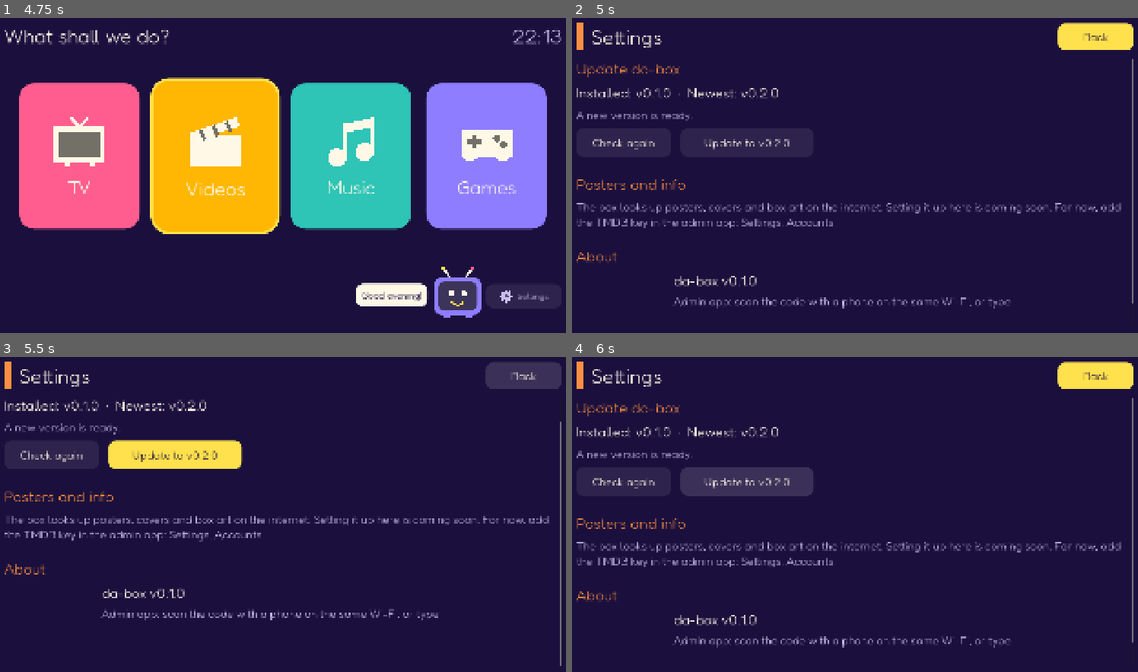
Above: before the commit, frames 1-4 (two rows, left to right).
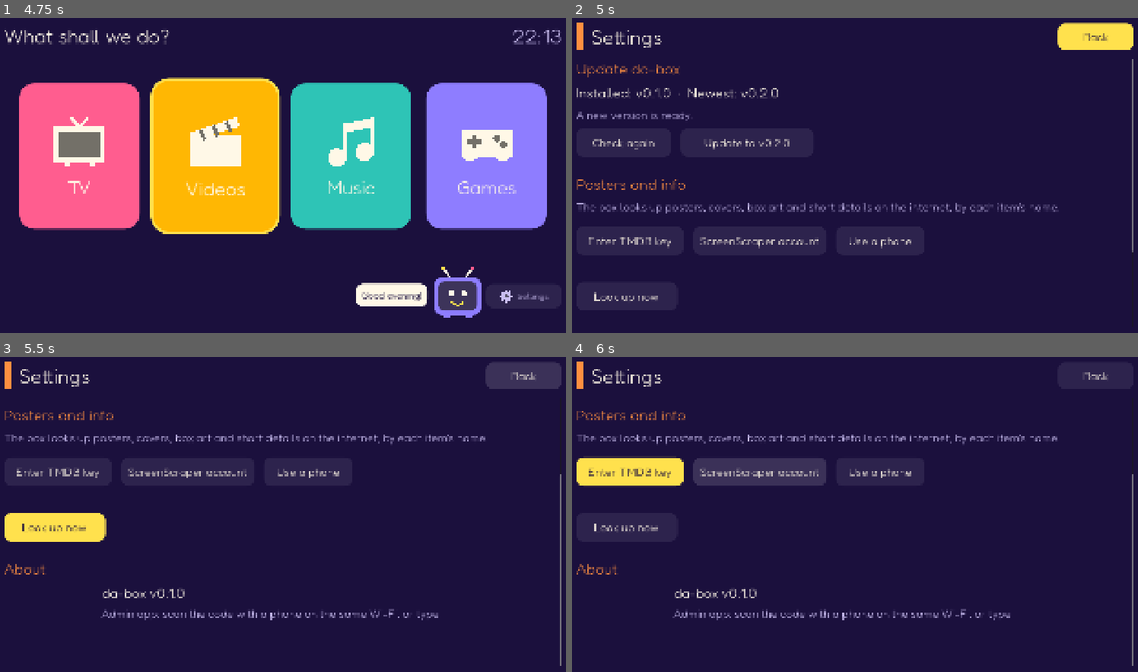
Above: after the commit, the same moments.

Repository: PatrickReynoldsCoding/da-box
Game: Godot game, scene res://tests/key_tests.tscn
Two runs of this game, one before a commit and one after it. Both use one fixed random seed, a clock stepped at 60 frames per second and the inputs below. This scene is started directly instead of the project's main scene.
Inputs (mouse positions are in pixels of both pictures, inside the frame that each line leads up to):
- Up to frame 1 (4.75 s): click "Back" at 0.5 s; tap Enter (ui_accept) at 1.25, 2.27, 2.3, 2.57, 4.35, 4.52 s; move the mouse to (418, 159) at 1.27 s; hold Right (ui_right) 1.28-2.03 s; hold Enter (ui_accept) 1.28-2.03 s; click (418, 159) at 1.42 s; move the mouse to (158, 191) at 2.02 s; hold Down (ui_down) 2.03-2.78 s; tap Backspace at 2.1 s; move the mouse to (345, 99) at 2.77 s; hold Right (ui_right) 2.78-3.5 s; hold Enter (ui_accept) 2.78-3.5 s; tap 0 at 2.85 s; click "1" at 3.5 s; move the mouse to (254, 244) at 4.27 s; hold Up (ui_up) from 4.28 s (still down); click (254, 244) at 4.42 s
- Up to frame 2 (5 s): keep holding Up (ui_up); tap Enter (ui_accept) at 4.82 s
- Up to frame 3 (5.5 s): release Up (ui_up) at 5 s; click "Back" at 5 s
- Up to frame 4 (6 s): click (758, 470) at 5.75 s, where only the run after the commit has a clickable "ScreenScraper account"

Frame 1 is identical in both runs. In frame 2, 2.8% of the frame differs, in the area x 0-100%, y 58-93%; in frame 3, 7.4%; in frame 4, 10%, in the area x 0-100%, y 1-99%.

Commit message:
Posters and info in Settings on the TV
DESIGN_CORRECTIONS_2.md part 4. Settings on the TV lists each source
(TMDB, MusicBrainz, libretro-thumbnails, ScreenScraper) and whether it
works, takes the TMDB key and the optional ScreenScraper account on the
on-screen keyboard or from a phone through a QR code, shows how many
items have posters and info and the last problem, and has Look up now.
In parent mode, "Posters and info" on a video, group or album fixes a
wrong match on the TV.

Service: TMDB searches films and TV series together (groups prefer TV),
groups get posters and info, keys are tried when saved, failures keep
their reason, and ScreenScraper adds game names, years and descriptions.
Saving a TMDB key in the admin app no longer drops other accounts. A
test checks the proxy allow-list against every source.

Co-Authored-By: Claude Opus 5.5 <noreply@anthropic.com>

Diff:
--- a/ui/scripts/screens/album_screen.gd
+++ b/ui/scripts/screens/album_screen.gd
@@ -40,6 +40,12 @@
 	_copy_button.visible = false
 	_copy_button.pressed.connect(_copy_to_box)
 	left.add_child(_copy_button)
+	var posters := Button.new()
+	posters.text = "Posters and info"
+	posters.name = "PostersButton"
+	posters.visible = false
+	posters.pressed.connect(func() -> void: open_screen.emit(MatchScreen.new(_album_id, _album.get("title", ""))))
+	left.add_child(posters)
 	row.add_child(left)
 
 	var scroll := ScrollContainer.new()
@@ -77,6 +83,7 @@
 		_cover.texture = await Api.texture(_album["art_url"])
 
 	_copy_button.visible = _album["source"] == "usb" and Api.parent_mode()
+	(_copy_button.get_parent().get_node("PostersButton") as Button).visible = Api.parent_mode()
 	_tracks.add_child(_track_button("Play all", _play.bind(0), UiTheme.MUSIC))
 	_tracks.add_child(_track_button("Shuffle", _shuffle, UiTheme.MUSIC.darkened(0.25)))
 	var number := 1
--- a/ui/scripts/screens/games_screen.gd
+++ b/ui/scripts/screens/games_screen.gd
@@ -53,7 +53,7 @@
 ## In parent mode a USB game can also be copied to the box. Its saves stay (they follow the file's content).
 func _pick(game: Dictionary) -> void:
 	if Api.parent_mode() and game.get("source") == "usb":
-		open_screen.emit(UsbItemScreen.new(game["title"], game["id"], _play.bind(game)))
+		open_screen.emit(ItemActionsScreen.new(game["title"], game["id"], _play.bind(game)))
 	else:
 		_play(game)
 
--- a/ui/scripts/screens/group_screen.gd
+++ b/ui/scripts/screens/group_screen.gd
@@ -12,6 +12,7 @@
 var _count: Label
 var _videos: VBoxContainer
 var _copy_button: Button
+var _posters_button: Button
 var _message: Label
 ## The first focusable row: Play.
 var _play_button: Button
@@ -44,6 +45,11 @@
 	_copy_button.visible = false
 	_copy_button.pressed.connect(_copy_to_box)
 	left.add_child(_copy_button)
+	_posters_button = Button.new()
+	_posters_button.text = "Posters and info"
+	_posters_button.visible = false
+	_posters_button.pressed.connect(func() -> void: open_screen.emit(MatchScreen.new(_group_id, _group.get("title", ""))))
+	left.add_child(_posters_button)
 	row.add_child(left)
 
 	var scroll := ScrollContainer.new()
@@ -91,6 +97,7 @@
 	var videos: Array = group["videos"]
 	_count.text = "%d videos" % videos.size()
 	_copy_button.visible = group["source"] == "usb" and Api.parent_mode()
+	_posters_button.visible = Api.parent_mode()
 	var resume: int = group["resume_index"]
 	var play_text := "Play" if resume == 0 else "Play: %s" % _video_label(videos[resume])
 	_play_button = _row_button(play_text, play_from.bind(resume), UiTheme.FILMS)
--- a/ui/scripts/screens/usb_item_screen.gd
+++ b/ui/scripts/screens/item_actions_screen.gd
@@ -1,19 +1,25 @@
-class_name UsbItemScreen
+class_name ItemActionsScreen
 extends Screen
-## Parent mode, a film or game on a USB stick: play it, or copy it to the box.
+## Parent mode, one video or game: play it; copy it to the box if it is on a USB stick; and
+## for a video, fix its posters and info (DESIGN_CORRECTIONS_2.md, 4.1).
 
 var play_button: Button
 var copy_button: Button
+var posters_button: Button
 var _title: String
 var _item_id: String
 var _play: Callable
+var _on_usb: bool
+var _can_match: bool
 var _message: Label
 
 
-func _init(title: String, item_id: String, play: Callable) -> void:
+func _init(title: String, item_id: String, play: Callable, on_usb: bool = true, can_match: bool = false) -> void:
 	_title = title
 	_item_id = item_id
 	_play = play
+	_on_usb = on_usb
+	_can_match = can_match
 
 
 func _ready() -> void:
@@ -24,7 +30,9 @@
 	var title := UiTheme.title_label(_title)
 	title.horizontal_alignment = HORIZONTAL_ALIGNMENT_CENTER
 	column.add_child(title)
-	var hint := UiTheme.muted_label("This is on a USB stick. Copy it to keep it on the box after the stick comes out.", UiTheme.FONT_SIZE)
+	var hint := UiTheme.muted_label(
+		"This is on a USB stick. Copy it to keep it on the box after the stick comes out." if _on_usb else "Parent mode.",
+		UiTheme.FONT_SIZE)
 	hint.horizontal_alignment = HORIZONTAL_ALIGNMENT_CENTER
 	column.add_child(hint)
 	var buttons := HBoxContainer.new()
@@ -33,7 +41,11 @@
 	play_button = _big_button("Play", _on_play)
 	buttons.add_child(play_button)
 	copy_button = _big_button("Copy to the box", _on_copy)
+	copy_button.visible = _on_usb
 	buttons.add_child(copy_button)
+	posters_button = _big_button("Posters and info", func() -> void: open_screen.emit(MatchScreen.new(_item_id, _title)))
+	posters_button.visible = _can_match
+	buttons.add_child(posters_button)
 	column.add_child(buttons)
 	_message = UiTheme.muted_label("", UiTheme.FONT_SIZE)
 	_message.horizontal_alignment = HORIZONTAL_ALIGNMENT_CENTER
--- /dev/null
+++ b/ui/scripts/screens/match_screen.gd
@@ -0,0 +1,102 @@
+class_name MatchScreen
+extends Screen
+## Parent mode: fix a video's, group's or album's posters and info (DESIGN_CORRECTIONS_2.md,
+## 4.1 item 6). The box searches by the name; pick the right result, or change the search.
+
+var _item_id: String
+var _search_text: String
+var _search_button: Button
+var _results: VBoxContainer
+var _message: Label
+
+
+func _init(item_id: String, title: String) -> void:
+	_item_id = item_id
+	_search_text = title
+
+
+func _ready() -> void:
+	super()
+	var column := VBoxContainer.new()
+	column.add_theme_constant_override("separation", 24)
+	column.add_child(header("Posters and info", UiTheme.WARNING))
+	_search_button = Button.new()
+	_search_button.alignment = HORIZONTAL_ALIGNMENT_LEFT
+	_search_button.custom_minimum_size.y = 90
+	_search_button.pressed.connect(_change_search)
+	column.add_child(_search_button)
+	_message = UiTheme.muted_label("", UiTheme.FONT_SIZE)
+	_message.autowrap_mode = TextServer.AUTOWRAP_WORD_SMART
+	column.add_child(_message)
+	var scroll := ScrollContainer.new()
+	scroll.size_flags_vertical = Control.SIZE_EXPAND_FILL
+	scroll.follow_focus = true
+	scroll.horizontal_scroll_mode = ScrollContainer.SCROLL_MODE_DISABLED
+	_results = VBoxContainer.new()
+	_results.size_flags_horizontal = Control.SIZE_EXPAND_FILL
+	_results.add_theme_constant_override("separation", 14)
+	scroll.add_child(_results)
+	column.add_child(scroll)
+	page_margin(column)
+	search()
+
+
+func default_focus() -> Control:
+	return _results.get_child(0) as Control if _results.get_child_count() > 0 else _search_button
+
+
+func search() -> void:
+	_search_button.text = "Search: %s   (change)" % _search_text
+	_message.text = "Searching…"
+	var reply := await Api.service_post("/box/content/%s/metadata/search" % _item_id, {"title": _search_text})
+	if not is_inside_tree():
+		return
+	if not reply.ok:
+		show_results([])
+		_message.text = Api.error_text(reply, "The search did not work. Check Settings, Posters and info.")
+		return
+	show_results(reply.data)
+
+
+## The search results as buttons (also used by the key tests).
+func show_results(candidates: Array) -> void:
+	for child in _results.get_children():
+		# Out of the list now, so the focus does not stay on a button that is going away.
+		_results.remove_child(child)
+		child.queue_free()
+	_message.text = "Pick the right one." if not candidates.is_empty() else "Nothing found. Change the search."
+	for candidate in candidates:
+		var button := Button.new()
+		var year := " (%d)" % int(candidate["year"]) if candidate.get("year") != null else ""
+		var detail: Variant = candidate.get("description") if candidate.get("description") != null else candidate.get("artist")
+		button.text = "%s%s%s" % [candidate["title"], year, ("   —   %s" % detail) if detail is String else ""]
+		button.alignment = HORIZONTAL_ALIGNMENT_LEFT
+		button.text_overrun_behavior = TextServer.OVERRUN_TRIM_ELLIPSIS
+		button.clip_text = true
+		button.custom_minimum_size.y = 90
+		button.pressed.connect(_apply.bind(candidate))
+		_results.add_child(button)
+	var target := default_focus()
+	if is_inside_tree() and target != null:
+		target.grab_focus.call_deferred()
+
+
+func _change_search() -> void:
+	var entry := TextEntryScreen.new("Search for", "", _search_text, false, 60)
+	entry.entered.connect(func(text: String) -> void:
+		if not text.is_empty():
+			_search_text = text
+			search())
+	open_screen.emit(entry)
+
+
+func _apply(candidate: Dictionary) -> void:
+	_message.text = "Saving…"
+	var reply := await Api.service_post("/box/content/%s/metadata/apply" % _item_id, candidate)
+	if not is_inside_tree():
+		return
+	if reply.ok:
+		Api.clear_texture_cache()
+		close_screen.emit()
+	else:
+		_message.text = Api.error_text(reply, "That could not be saved.")
--- a/ui/scripts/screens/settings_screen.gd
+++ b/ui/scripts/screens/settings_screen.gd
@@ -22,6 +22,14 @@
 var _about_version: Label
 var _timer: Timer
 var _latest := ""
+var _accounts: VBoxContainer
+var _posters_status: Label
+var _phone_panel: HBoxContainer
+var _phone_qr: TextureRect
+var _lookup_button: Button
+var _lookup_confirm: HBoxContainer
+var _lookup_no: Button
+var _posters_timer: Timer
 
 
 func _ready() -> void:
@@ -57,7 +65,12 @@
 	_timer.wait_time = POLL_SECONDS
 	_timer.timeout.connect(_refresh)
 	add_child(_timer)
+	_posters_timer = Timer.new()
+	_posters_timer.wait_time = 5.0
+	_posters_timer.timeout.connect(refresh_posters)
+	add_child(_posters_timer)
 	_check()
+	refresh_posters()
 	_show_about()
 
 
@@ -70,7 +83,15 @@
 	if _confirm_row.visible:
 		_cancel_update()
 		return
+	if _lookup_confirm.visible:
+		_cancel_lookup()
+		return
 	super()
+
+
+func on_shown() -> void:
+	# Back from typing a key: show whether it works.
+	refresh_posters()
 
 
 # ---- Update da-box ----
@@ -200,16 +221,188 @@
 		_timer.stop()
 
 
-# ---- Posters and info (DESIGN_CORRECTIONS_2.md, part 4: not built yet) ----
+# ---- Posters and info (DESIGN_CORRECTIONS_2.md, part 4) ----
+
+const ACCOUNT_STATES := {
+	"not_needed": "No key needed", "not_set": "Not set", "working": "Working", "not_working": "Not working",
+}
+
 
 func _make_posters_section() -> VBoxContainer:
 	var section := _section("Posters and info")
-	var text := UiTheme.muted_label(
-		"The box looks up posters, covers and box art on the internet. Setting it up here is coming soon. For now, add the TMDB key in the admin app: Settings, Accounts.",
+	var intro := UiTheme.muted_label(
+		"The box looks up posters, covers, box art and short details on the internet, by each item's name.", UiTheme.FONT_SIZE)
+	intro.autowrap_mode = TextServer.AUTOWRAP_WORD_SMART
+	section.add_child(intro)
+	_accounts = VBoxContainer.new()
+	_accounts.add_theme_constant_override("separation", 8)
+	section.add_child(_accounts)
+
+	var buttons := HBoxContainer.new()
+	buttons.add_theme_constant_override("separation", 30)
+	buttons.add_child(_settings_button("Enter TMDB key", _enter_tmdb_key, 340))
+	buttons.add_child(_settings_button("ScreenScraper account", _enter_screenscraper, 420))
+	buttons.add_child(_settings_button("Use a phone", _toggle_phone, 280))
+	section.add_child(buttons)
+
+	_phone_panel = HBoxContainer.new()
+	_phone_panel.add_theme_constant_override("separation", 40)
+	_phone_panel.visible = false
+	_phone_qr = TextureRect.new()
+	_phone_qr.custom_minimum_size = Vector2(240, 240)
+	_phone_qr.expand_mode = TextureRect.EXPAND_IGNORE_SIZE
+	_phone_qr.stretch_mode = TextureRect.STRETCH_KEEP_ASPECT
+	_phone_qr.texture_filter = CanvasItem.TEXTURE_FILTER_NEAREST
+	_phone_panel.add_child(_phone_qr)
+	var phone_hint := UiTheme.muted_label(
+		"Scan this with a phone on the same Wi-Fi. It opens the admin app's key form, where you can paste the keys. This screen updates when they are saved.",
 		UiTheme.FONT_SIZE)
-	text.autowrap_mode = TextServer.AUTOWRAP_WORD_SMART
-	section.add_child(text)
+	phone_hint.autowrap_mode = TextServer.AUTOWRAP_WORD_SMART
+	phone_hint.size_flags_horizontal = Control.SIZE_EXPAND_FILL
+	_phone_panel.add_child(phone_hint)
+	section.add_child(_phone_panel)
+
+	_posters_status = UiTheme.muted_label("", UiTheme.FONT_SIZE)
+	_posters_status.autowrap_mode = TextServer.AUTOWRAP_WORD_SMART
+	section.add_child(_posters_status)
+	_lookup_button = _settings_button("Look up now", _ask_to_look_up, 320)
+	_lookup_button.size_flags_horizontal = Control.SIZE_SHRINK_BEGIN
+	section.add_child(_lookup_button)
+	_lookup_confirm = HBoxContainer.new()
+	_lookup_confirm.add_theme_constant_override("separation", 30)
+	_lookup_confirm.visible = false
+	var question := UiTheme.muted_label("Look up everything that has no posters and info yet?", UiTheme.FONT_SIZE)
+	question.size_flags_horizontal = Control.SIZE_EXPAND_FILL
+	question.autowrap_mode = TextServer.AUTOWRAP_WORD_SMART
+	_lookup_confirm.add_child(question)
+	_lookup_no = _settings_button("No", _cancel_lookup, 200)
+	_lookup_confirm.add_child(_lookup_no)
+	_lookup_confirm.add_child(_settings_button("Yes, look up", _look_up, 300))
+	section.add_child(_lookup_confirm)
 	return section
+
+
+func _settings_button(text: String, action: Callable, width: float) -> Button:
+	var button := Button.new()
+	button.text = text
+	button.custom_minimum_size = Vector2(width, 90)
+	button.pressed.connect(action)
+	return button
+
+
+func refresh_posters() -> void:
+	var reply := await Api.service_get("/box/posters")
+	if reply.ok and is_inside_tree():
+		show_posters(reply.data)
+
+
+## Fills the section from the service's status (also used by the key tests).
+func show_posters(status: Dictionary) -> void:
+	for child in _accounts.get_children():
+		child.queue_free()
+	for account in status["accounts"]:
+		var state: String = ACCOUNT_STATES.get(account["state"], account["state"])
+		if account.get("reason") is String:
+			state += ": " + String(account["reason"])
+		var row := UiTheme.muted_label("%s  ·  %s  ·  %s" % [account["name"], account["used_for"], state], UiTheme.FONT_SIZE)
+		row.autowrap_mode = TextServer.AUTOWRAP_WORD_SMART
+		if account["state"] == "working":
+			row.add_theme_color_override("font_color", UiTheme.GOOD)
+		elif account["state"] == "not_working":
+			row.add_theme_color_override("font_color", UiTheme.WARNING)
+		_accounts.add_child(row)
+	var parts: Array[String] = ["%d have posters and info" % status["done"]]
+	if status["waiting"] > 0:
+		parts.append("%d to look up" % status["waiting"])
+	if status["no_account"] > 0:
+		parts.append("%d wait for a TMDB key" % status["no_account"])
+	if status["not_found"] > 0:
+		parts.append("%d not found" % status["not_found"])
+	if status["failed"] > 0:
+		parts.append("%d failed" % status["failed"])
+	var text := ", ".join(parts) + "."
+	if status.get("last_error") is String:
+		text += "\nLast problem: " + String(status["last_error"])
+	_posters_status.text = text
+	# Keep the numbers moving while the box looks things up.
+	if status["waiting"] > 0:
+		_posters_timer.start()
+	else:
+		_posters_timer.stop()
+
+
+func _save_accounts(fields: Dictionary) -> void:
+	_posters_status.text = "Checking the key…"
+	var reply := await Api.service_put("/box/posters/accounts", fields)
+	if is_inside_tree():
+		if reply.ok:
+			show_posters(reply.data)
+		else:
+			_posters_status.text = Api.error_text(reply, "The key could not be saved.")
+
+
+func _enter_tmdb_key() -> void:
+	var entry := TextEntryScreen.new("TMDB key",
+		"Get a free API key at themoviedb.org (Settings, API). Typing it is slow: \"Use a phone\" lets you paste it instead.")
+	entry.entered.connect(func(text: String) -> void:
+		if not text.is_empty():
+			_save_accounts({"tmdb_api_key": text}))
+	open_screen.emit(entry)
+
+
+## Four fields, one after the other: user name, password, developer id, developer password.
+func _enter_screenscraper() -> void:
+	var steps := [
+		["screenscraper_user", "ScreenScraper user name", "Your account on screenscraper.fr. Optional: without it, games get box art only.", false],
+		["screenscraper_password", "ScreenScraper password", "", true],
+		["screenscraper_dev_id", "ScreenScraper developer id", "ScreenScraper's API also needs a developer id and password. Ask for them (free) on the ScreenScraper forum.", false],
+		["screenscraper_dev_password", "ScreenScraper developer password", "", true],
+	]
+	_next_screenscraper_step(steps, 0, {})
+
+
+func _next_screenscraper_step(steps: Array, index: int, fields: Dictionary) -> void:
+	if index >= steps.size():
+		_save_accounts(fields)
+		return
+	var step: Array = steps[index]
+	var entry := TextEntryScreen.new(step[1], step[2], "", step[3])
+	entry.entered.connect(func(text: String) -> void:
+		if text.is_empty():
+			return
+		fields[step[0]] = text
+		# The next field opens once this one has closed.
+		_next_screenscraper_step.call_deferred(steps, index + 1, fields))
+	open_screen.emit(entry)
+
+
+func _toggle_phone() -> void:
+	_phone_panel.visible = not _phone_panel.visible
+	if _phone_panel.visible and _phone_qr.texture == null:
+		var qr := await Api.texture("/box/admin-qr.png?target=accounts")
+		if is_instance_valid(_phone_qr):
+			_phone_qr.texture = qr
+	if _phone_panel.visible:
+		_posters_timer.start()
+
+
+func _ask_to_look_up() -> void:
+	_lookup_button.visible = false
+	_lookup_confirm.visible = true
+	_lookup_no.grab_focus()
+
+
+func _cancel_lookup() -> void:
+	_lookup_confirm.visible = false
+	_lookup_button.visible = true
+	_lookup_button.grab_focus()
+
+
+func _look_up() -> void:
+	_cancel_lookup()
+	var reply := await Api.service_post("/box/posters/lookup")
+	if reply.ok and is_inside_tree():
+		show_posters(reply.data)
 
 
 # ---- About ----
--- /dev/null
+++ b/ui/scripts/screens/text_entry_screen.gd
@@ -0,0 +1,46 @@
+class_name TextEntryScreen
+extends Screen
+## Type a line with the on-screen keyboard: an API key, a user name, a search. Done gives the
+## text and closes; Back closes without it.
+
+signal entered(text: String)
+
+var keyboard: OnScreenKeyboard
+var _title: String
+var _hint: String
+var _initial: String
+var _secret: bool
+var _max_length: int
+
+
+func _init(title: String, hint: String = "", initial: String = "", secret: bool = false, max_length: int = 0) -> void:
+	_title = title
+	_hint = hint
+	_initial = initial
+	_secret = secret
+	_max_length = max_length
+
+
+func _ready() -> void:
+	super()
+	var column := VBoxContainer.new()
+	column.add_theme_constant_override("separation", 30)
+	column.add_child(header(_title, UiTheme.WARNING))
+	if not _hint.is_empty():
+		var hint := UiTheme.muted_label(_hint, UiTheme.FONT_SIZE)
+		hint.autowrap_mode = TextServer.AUTOWRAP_WORD_SMART
+		column.add_child(hint)
+	keyboard = OnScreenKeyboard.new(_secret, _max_length, _initial)
+	keyboard.size_flags_horizontal = Control.SIZE_SHRINK_CENTER
+	keyboard.submitted.connect(_on_submitted)
+	column.add_child(keyboard)
+	page_margin(column)
+
+
+func default_focus() -> Control:
+	return keyboard.first_button()
+
+
+func _on_submitted(text: String) -> void:
+	entered.emit(text.strip_edges())
+	close_screen.emit()
--- a/ui/scripts/screens/videos_screen.gd
+++ b/ui/scripts/screens/videos_screen.gd
@@ -62,10 +62,10 @@
 	return video["seconds"] if video.get("seconds") != null else UNKNOWN_SECONDS
 
 
-## In parent mode a USB video can also be copied to the box.
+## In parent mode a video also has "Posters and info", and a USB video "Copy to the box".
 func _pick(video: Dictionary) -> void:
-	if Api.parent_mode() and video.get("source") == "usb":
-		open_screen.emit(UsbItemScreen.new(video["title"], video["id"], _play.bind(video)))
+	if Api.parent_mode():
+		open_screen.emit(ItemActionsScreen.new(video["title"], video["id"], _play.bind(video), video.get("source") == "usb", true))
 	else:
 		_play(video)
 
--- a/ui/tests/key_tests.gd
+++ b/ui/tests/key_tests.gd
@@ -31,6 +31,8 @@
 	await _test_settings_update_asks_first()
 	await _test_videos_tiles()
 	await _test_group_screen()
+	await _test_posters_settings()
+	await _test_match_screen()
 	print("Key tests: %d checks, %d failed" % [_checks, _failures])
 	get_tree().quit(1 if _failures > 0 else 0)
 
@@ -214,7 +216,7 @@
 	_check(progress._back_button.text == "Done" and progress._status.text.begins_with("USB removed"), "progress: the end message")
 	await _close(progress)
 
-	var usb_item := UsbItemScreen.new("Cars", "u1", func() -> void: pass)
+	var usb_item := ItemActionsScreen.new("Cars", "u1", func() -> void: pass)
 	await _show(usb_item)
 	_check(_focus() == usb_item.play_button, "USB item: starts on Play")
 	await _press("ui_right")
@@ -334,17 +336,17 @@
 	await _frames()
 	_check(not settings._confirm_row.visible and _focus() == settings._update_button, "settings: Back on the question means No")
 
-	# Below Update there is only text: Down scrolls to it, Up scrolls back.
+	# Down goes through the buttons, then scrolls the text below the last one (About); Up goes back.
 	var scroll := settings.key_scroll
 	scroll.scroll_vertical = 0
 	await _frames()
 	var bar := scroll.get_v_scroll_bar()
 	_check(bar.max_value > bar.page, "settings: the screen is taller than the TV (the test needs a scroll)")
-	for i in 10:
+	for i in 16:
 		await _press("ui_down")
 	_check(scroll.scroll_vertical >= int(bar.max_value - bar.page), "settings: Down scrolls to the bottom")
-	_check(_focus() == settings._update_button, "settings: scrolling keeps the focus on Update")
-	for i in 10:
+	_check(_focus() == settings._lookup_button, "settings: the last button is Look up now")
+	for i in 16:
 		await _press("ui_up")
 	_check(scroll.scroll_vertical == 0, "settings: Up scrolls back to the top")
 	await _close(settings)
@@ -409,6 +411,63 @@
 	await _close(group)
 
 
+# ---- Posters and info (DESIGN_CORRECTIONS_2.md, part 4) ----
+
+func _test_posters_settings() -> void:
+	var settings := SettingsScreen.new()
+	await _show(settings)
+	settings.show_posters({
+		"accounts": [
+			{"key": "tmdb", "name": "TMDB", "used_for": "Posters and details for videos and groups", "state": "not_working", "reason": "The key or password is wrong."},
+			{"key": "musicbrainz", "name": "MusicBrainz", "used_for": "Album covers", "state": "not_needed", "reason": null},
+		],
+		"done": 3, "waiting": 0, "not_found": 2, "failed": 1, "no_account": 4, "last_error": "Home Movie: No internet, or the site cannot be reached.",
+	})
+	await _frames()
+	var rows: Array[String] = []
+	for child in settings._accounts.get_children():
+		rows.append(child.text)
+	_check(rows == ["TMDB  ·  Posters and details for videos and groups  ·  Not working: The key or password is wrong.",
+		"MusicBrainz  ·  Album covers  ·  No key needed"], "posters: each source and its state (got %s)" % [rows])
+	_check(settings._posters_status.text == "3 have posters and info, 4 wait for a TMDB key, 2 not found, 1 failed.\nLast problem: Home Movie: No internet, or the site cannot be reached.",
+		"posters: the counts and the last problem (got %s)" % settings._posters_status.text)
+	settings._lookup_button.grab_focus()
+	await _press("ui_accept")
+	_check(settings._lookup_confirm.visible and _focus() == settings._lookup_no, "posters: Look up now asks first, with No focused")
+	settings.go_back()
+	await _frames()
+	_check(not settings._lookup_confirm.visible and _focus() == settings._lookup_button, "posters: Back on the question means No")
+
+	var opened: Array = []
+	settings.open_screen.connect(func(screen: Screen) -> void: opened.append(screen))
+	settings._enter_screenscraper()
+	_check(opened.size() == 1 and opened[0] is TextEntryScreen and opened[0]._title == "ScreenScraper user name", "posters: ScreenScraper asks for the user name first")
+	opened[0].entered.emit("me")
+	await _frames()
+	_check(opened.size() == 2 and opened[1]._title == "ScreenScraper password" and opened[1]._secret, "posters: then the password, hidden")
+	for screen in opened:
+		screen.free()
+	await _close(settings)
+
+
+func _test_match_screen() -> void:
+	var screen := MatchScreen.new("g1", "Fargo (2014) Season 5")
+	await _show(screen)
+	screen.show_results([
+		{"provider": "tmdb", "provider_id": "tv:9", "title": "Fargo", "year": 2014, "artist": null, "description": "TV series. A crime story.", "preview_url": null},
+		{"provider": "tmdb", "provider_id": "movie:2", "title": "Fargo", "year": 1996, "artist": null, "description": null, "preview_url": null},
+	])
+	await _frames()
+	_check(_focus() == screen._results.get_child(0), "match: starts on the first result")
+	_check((screen._results.get_child(0) as Button).text == "Fargo (2014)   —   TV series. A crime story.", "match: a result shows its title, year and details")
+	await _press("ui_up")
+	_check(_focus() == screen._search_button, "match: Up goes to the search, to change it")
+	screen.show_results([])
+	await _frames()
+	_check(screen._message.text == "Nothing found. Change the search." and _focus() == screen._search_button, "match: nothing found goes to the search")
+	await _close(screen)
+
+
 func _joy_event(button: JoyButton, device: int, pressed: bool = true) -> InputEventJoypadButton:
 	var event := InputEventJoypadButton.new()
 	event.button_index = button
Renamed: ui/scripts/screens/usb_item_screen.gd.uid -> ui/scripts/screens/item_actions_screen.gd.uid
Not shown, added: ui/scripts/screens/match_screen.gd.uid
Not shown, added: ui/scripts/screens/text_entry_screen.gd.uid
Not shown, changed: DESIGN_CORRECTIONS_2.md
